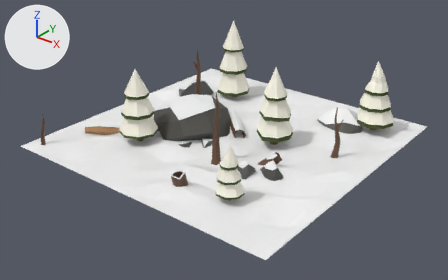
An edit to the Blender file features/ForestChunk/ForestChunkOptimized.blend, drawn before and after from the same camera.
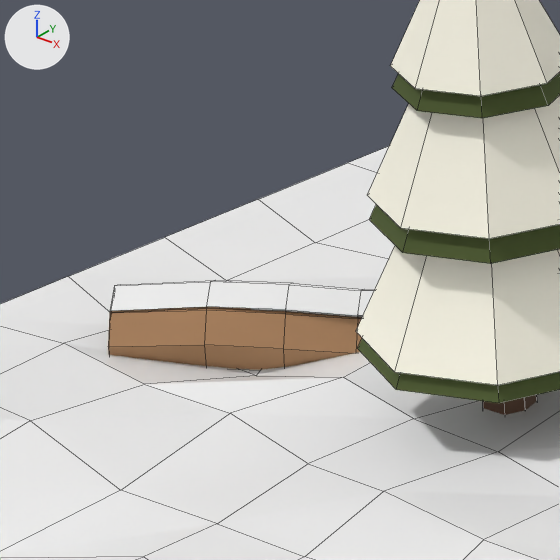
The first picture shows the older version from a 50 mm lens placed at (9.54, -12.23, 11.39), pointed at (0.09, -0.4, 4.06). The close-ups show both versions on the part from 16% to 33% of the width and 30% to 58% of the height of that picture; other places that the commit changed are outside them. The axes (+X, +Y, +Z) are drawn at upper left. The lights are the same throughout. The close-ups show mesh edges as thin lines.

The first close-up shows 'Rock6.001'.
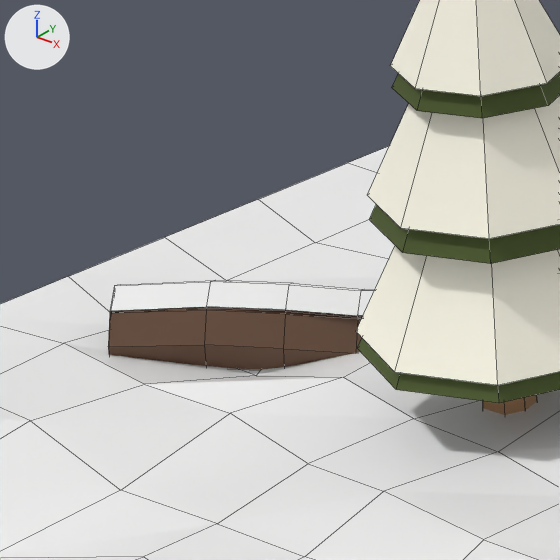
The edits, one by one:
me_icosphere_013 has 1581 vertices, 1466 faces and spans x -3.45..4.55, y -2.79..5.21, z -0.8..2.48.
me_icosphere_013 is used by ob_rock6_001; location (-0.545, -1.213, 3.977).
me_icosphere_013 part 1: all 8 faces centred in x -1.27..-1.13, y -0.6..-0.47, z 0.6 switch from mat_treetrunkdead (brown #654836) to mat_treetrunk (brown #ae835b).
me_icosphere_013 part 2: all 60 faces that had it switch from mat_treetrunk (brown #ae835b) to mat_treetrunkdead (brown #654836).
me_icosphere_013 part 3: 8 of the faces centred in x -2.79..-2.0, y -0.92..-0.17, z 0.12..0.18 switch from mat_material_004 (white #f3f3f3) to mat_treetrunkdead (brown #654836).
me_icosphere_013 no longer uses material mat_material_007 (dark grey #525252).
me_icosphere_013 no longer uses material mat_material_001 (dark grey #525252).
me_icosphere_013 no longer uses material mat_rock_002 (dark grey #525252).

Changed parts and their boxes [x1, y1, x2, y2] in the close-ups (560 x 560 px):
part 1 of me_icosphere_013, recoloured
    both: [483, 395, 537, 415]
part 2 of me_icosphere_013, recoloured
    both: [108, 307, 362, 370]
part 3 of me_icosphere_013, recoloured
    both: [251, 308, 363, 317]
